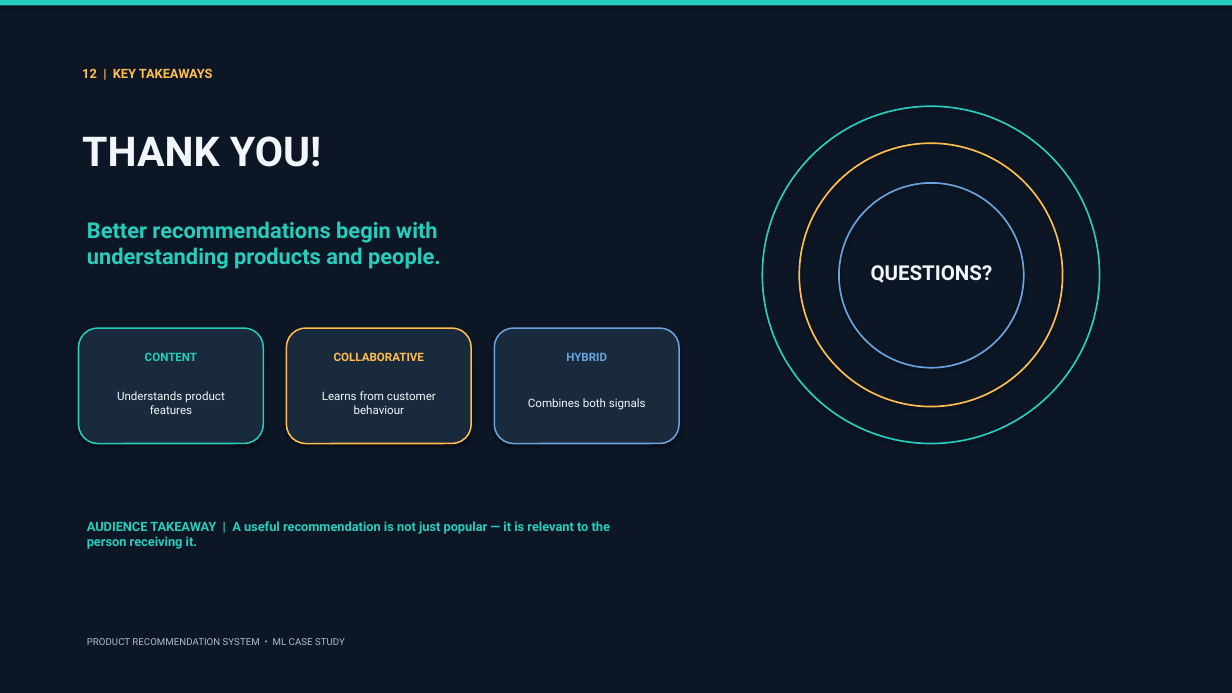
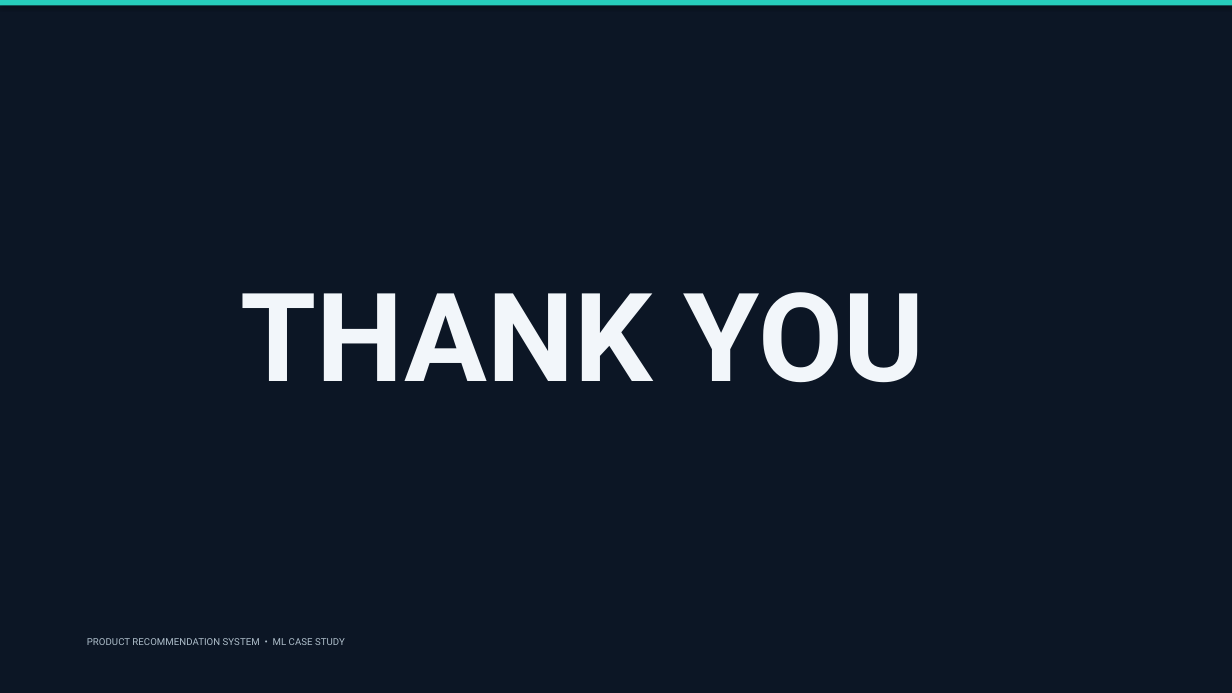
Before and after one commit to keerthi-6302/ML-Lab-Assignments, a slide deck: slide 13 of CLA-3_AP24110011365.pptx (slide 12 before the commit). Drawn at 1232x693 pixels with LibreOffice and Linux fonts; fonts in the diff are those of the drawing. Boxes give left, top, right and bottom in pixels: in the first picture for what was removed or moved away, otherwise in the second. Text is boxed around its words. In the diff, an @@ line names an element or a change of style, - is before the commit and + after.

```diff
--- a/CLA-3_AP24110011365.pptx
+++ b/CLA-3_AP24110011365.pptx
@@ text removed at <box>82,68,213,78</box> @@
-12 | KEY TAKEAWAYS
@@ ellipse removed at <box>762,106,1100,444</box> @@
@@ ellipse removed at <box>799,143,1063,407</box> @@
@@ ellipse removed at <box>839,183,1024,368</box> @@
@@ text removed at <box>87,221,441,269</box> @@
-Better recommendations begin with
-understanding products and people.
@@ text removed at <box>871,265,993,283</box> @@
-QUESTIONS?
@@ text at <box>241,292,925,383</box>: text changed; size 32 to 96 pt @@
-THANK YOU!
+THANK YOU
@@ rounded rectangle removed at <box>79,328,263,444</box> @@
@@ rounded rectangle removed at <box>287,328,471,444</box> @@
@@ rounded rectangle removed at <box>494,328,679,444</box> @@
@@ text removed at <box>145,352,197,361</box> @@
-CONTENT
@@ text removed at <box>334,352,424,361</box> @@
-COLLABORATIVE
@@ text removed at <box>566,353,607,361</box> @@
-HYBRID
@@ text removed at <box>117,391,225,414</box> @@
-Understands product
-features
@@ text removed at <box>322,391,436,414</box> @@
-Learns from customer
-behaviour
@@ text removed at <box>528,398,646,410</box> @@
-Combines both signals
@@ text removed at <box>87,521,610,549</box> @@
-AUDIENCE TAKEAWAY | A useful recommendation is not just popular — it is relevant to the person receiving it.
```
Also in this commit, not shown: 11 other slides changed, 1 slide added.
